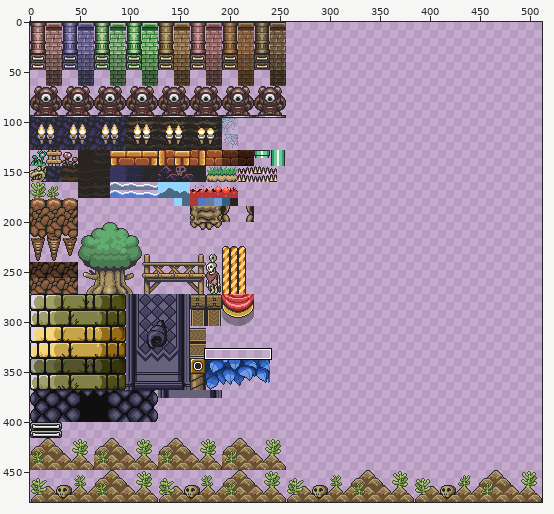
File history of a sprite sheet, data/tilesets/sideview/sideview_dungeon.tiles.png. Above: a wide view before the commit, with the close-up outlined.
Close-up. The starting point:
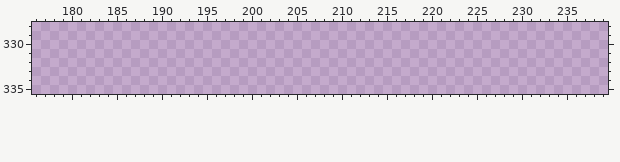
The file is 512x480 pixels. Colours within 5 levels of each other are drawn and written as one. Shown: x 176..239, y 328..335.
New version:
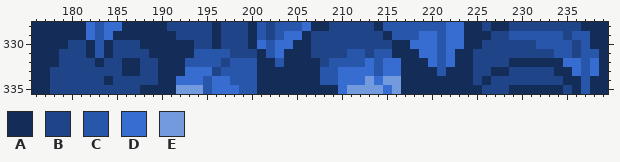
Palette (. is transparent): A #142c58  B #204488  C #2856aa  D #376cd0  E #749ade
Log entry: correction feuilles bleues tileset seasholl
Difference:
Changed rows in their new state; - is an unchanged pixel.
first column x 176:
328 AAAAAADCDDAAAAABBBBBABBBACBCCCDAABBBBBACCCCCCCDDAABAABBBBBBBBAAA
329 AAAAAADCDAAAAAAABBBBABBBACBCDDABBBBBBBBACCCDDCDDAAABBCCCCCCBCCAA
330 AAAABBACABBBAAAAAABBABBBADCDDAABBBBBBBBBAADDDCDDAABBBBBBCCCCBCAA
331 AAABBBACABBBBAAAAACCCCBBBACDAAABBBBCCBCCAAADDCDAABBBBBBBBBCCBCCA
332 AAABBBBABBAABBAAACCCCBCCCAACAAAABCCCCDCDDAAADCDAABBBBAAAAAADDCDA
333 AABBBBBBBBAABBAAADDDBCCCCAAAAAAACCDDDDCDDAAAACAAABBAABBBBBAADCDA
334 AABBBBBBABBBBBAADDDCDDCCCAAAAAAACCDDDEDEEAAAAAAAABABBBBBBBBAACAA
335 AABBBBBBBBBBAAAAEEECDDDCCAAAAAAAAADEEEEDEAAAAAAAAABBBAAAAAABACAA
Where, in picture pixels (left, top, right, bottom), the same in both close-ups:
added: (32, 22, 608, 94)
